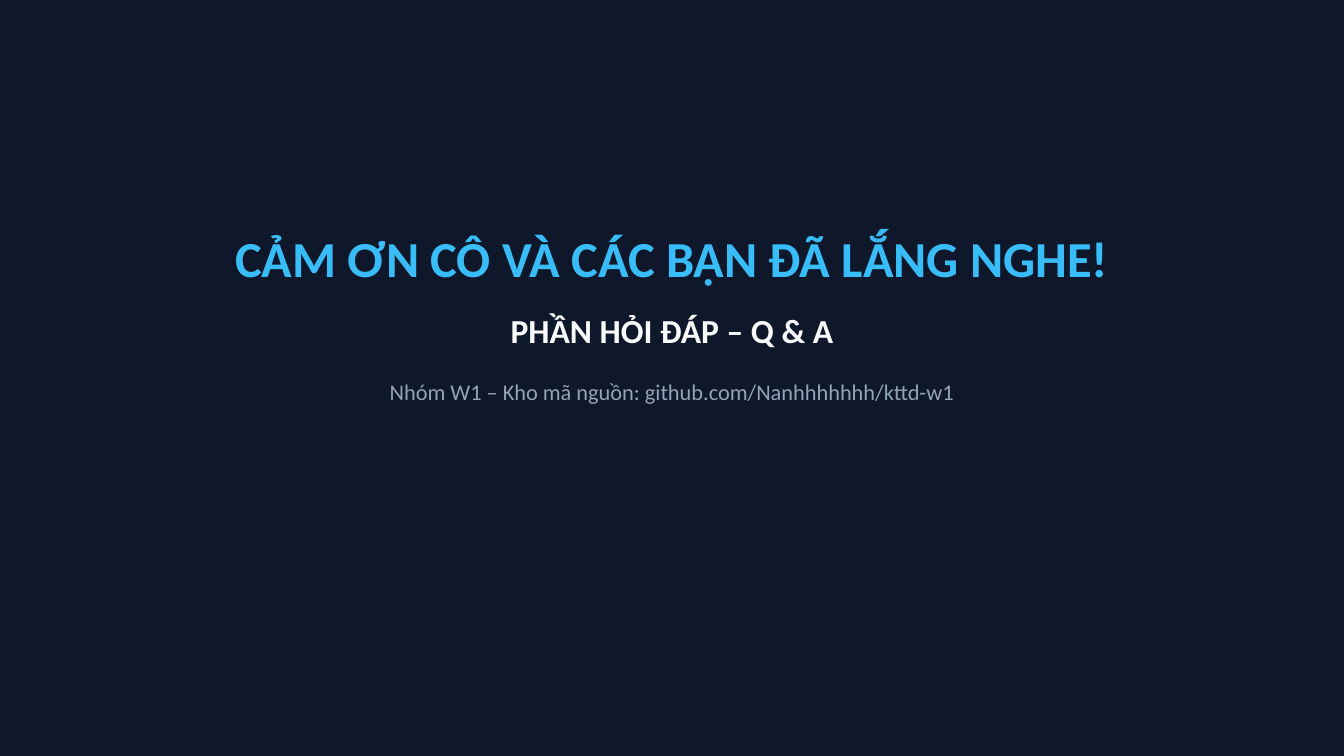
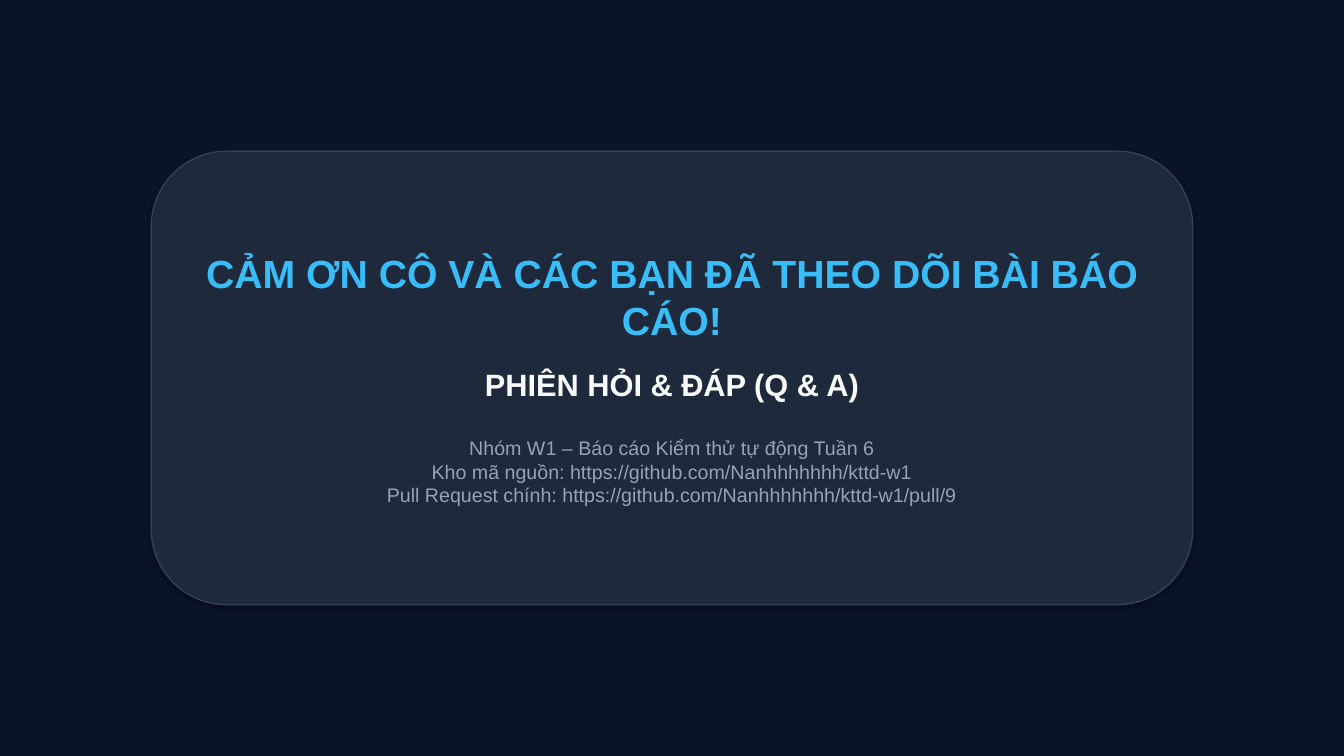
Before and after one commit to Nanhhhhhhh/kttd-w1, a slide deck: slide 18 of tuan-06/slide_tuan06_w1.pptx (slide 9 before the commit). Drawn at 1344x756 pixels with LibreOffice and Linux fonts; fonts in the diff are those of the drawing. Boxes give left, top, right and bottom in pixels: in the first picture for what was removed or moved away, otherwise in the second. Text is boxed around its words. In the diff, an @@ line names an element or a change of style, - is before the commit and + after.

```diff
--- a/tuan-06/slide_tuan06_w1.pptx
+++ b/tuan-06/slide_tuan06_w1.pptx
@@ rectangle at [0,0,1344,756]: fill #0F172A to #0B1329 @@
@@ rounded rectangle "CẢM ƠN CÔ VÀ CÁC ...": place and size @@
-rounded rectangle "CẢM ƠN CÔ VÀ CÁC ..." at [235,235,1108,404]
+rounded rectangle "CẢM ƠN CÔ VÀ CÁC ..." at [151,151,1193,605]
@@ rounded rectangle "CẢM ƠN CÔ VÀ CÁC ..." at [151,151,1193,605]: vertical alignment top to middle; fill none to #1E293B; outline none to #334155 1 pt; shadow on @@
@@ text in rounded rectangle at [206,257,1138,506]: text changed; size 16 to 14 pt; font Calibri to Arial @@
-CẢM ƠN CÔ VÀ CÁC BẠN ĐÃ LẮNG NGHE!
-PHẦN HỎI ĐÁP – Q & A
-Nhóm W1 – Kho mã nguồn: github.com/Nanhhhhhhh/kttd-w1
+CẢM ƠN CÔ VÀ CÁC BẠN ĐÃ THEO DÕI BÀI BÁO CÁO!
+PHIÊN HỎI & ĐÁP (Q & A)
+Nhóm W1 – Báo cáo Kiểm thử tự động Tuần 6
+Kho mã nguồn: https://github.com/Nanhhhhhhh/kttd-w1
+Pull Request chính: https://github.com/Nanhhhhhhh/kttd-w1/pull/9
```
Also in this commit, not shown: 3 other slides changed, 14 slides added, 5 slides removed, 3 other files.
